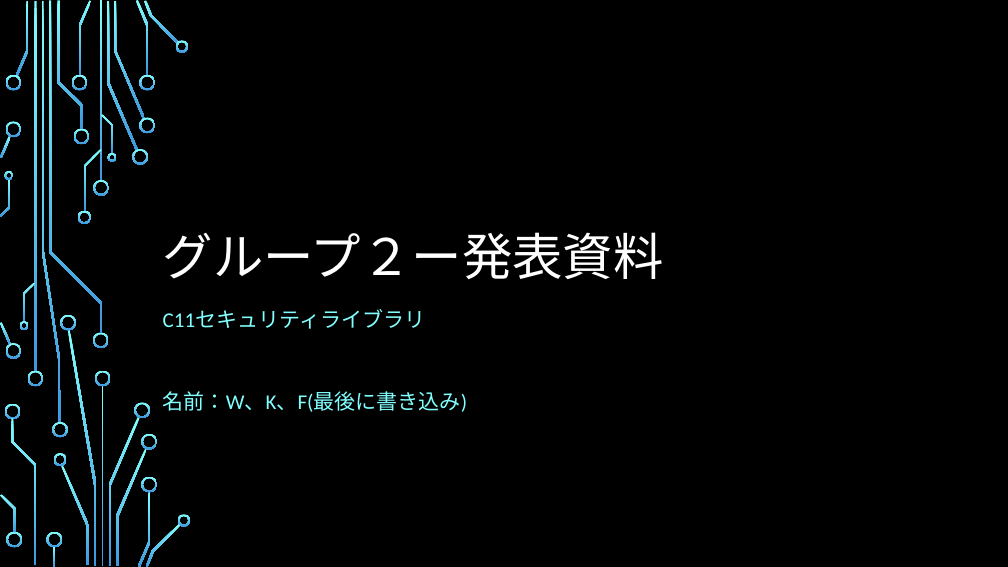
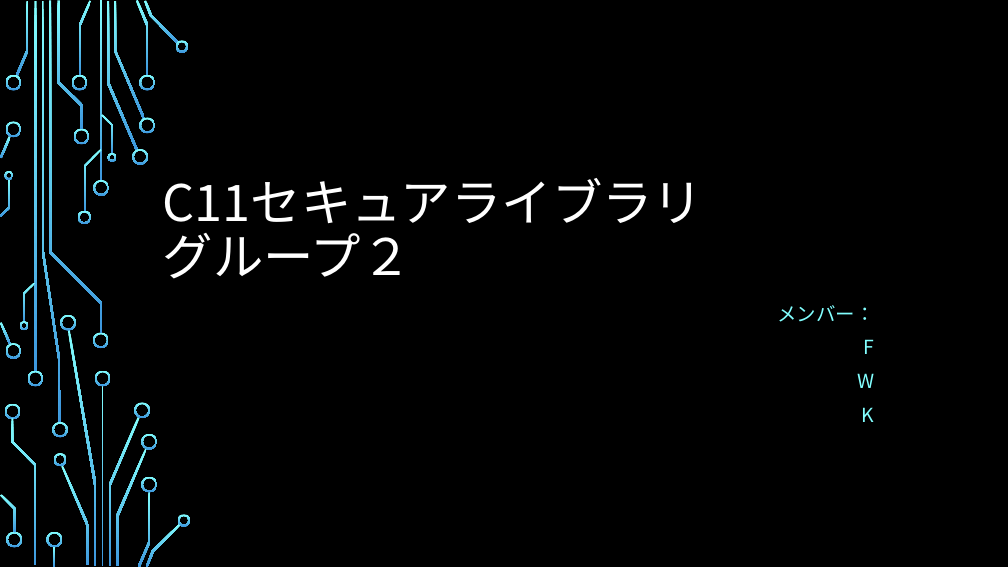
Before and after one commit to a1852rw/aiit_004_SecurePrograming, a slide deck: slide 1 of 003_documents/グループ２発表資料.pptx. Drawn at 1008x567 pixels with LibreOffice and Linux fonts; fonts in the diff are those of the drawing; background and template pictures are left out. Boxes give left, top, right and bottom in pixels: in the first picture for what was removed or moved away, otherwise in the second. Text is boxed around its words. In the diff, an @@ line names an element or a change of style, - is before the commit and + after.

```diff
--- a/003_documents/グループ２発表資料.pptx
+++ b/003_documents/グループ２発表資料.pptx
@@ title at (x1=163, y1=178, x2=704, y2=279): text changed; font Calibri to Noto Sans CJK JP @@
-グループ２ー発表資料
+C11セキュアライブラリ
+グループ２
@@ subtitle at (x1=777, y1=305, x2=875, y2=422): text changed; size 20 to 18.5 pt; font Calibri to Noto Sans CJK JP @@
-C11セキュリティライブラリ
-名前：W、K、F(最後に書き込み)
+メンバー：
+F
+W
+K
```
Also in this commit, not shown: 1 other slide changed, 15 slides added, 3 slides removed, 1 other file.
